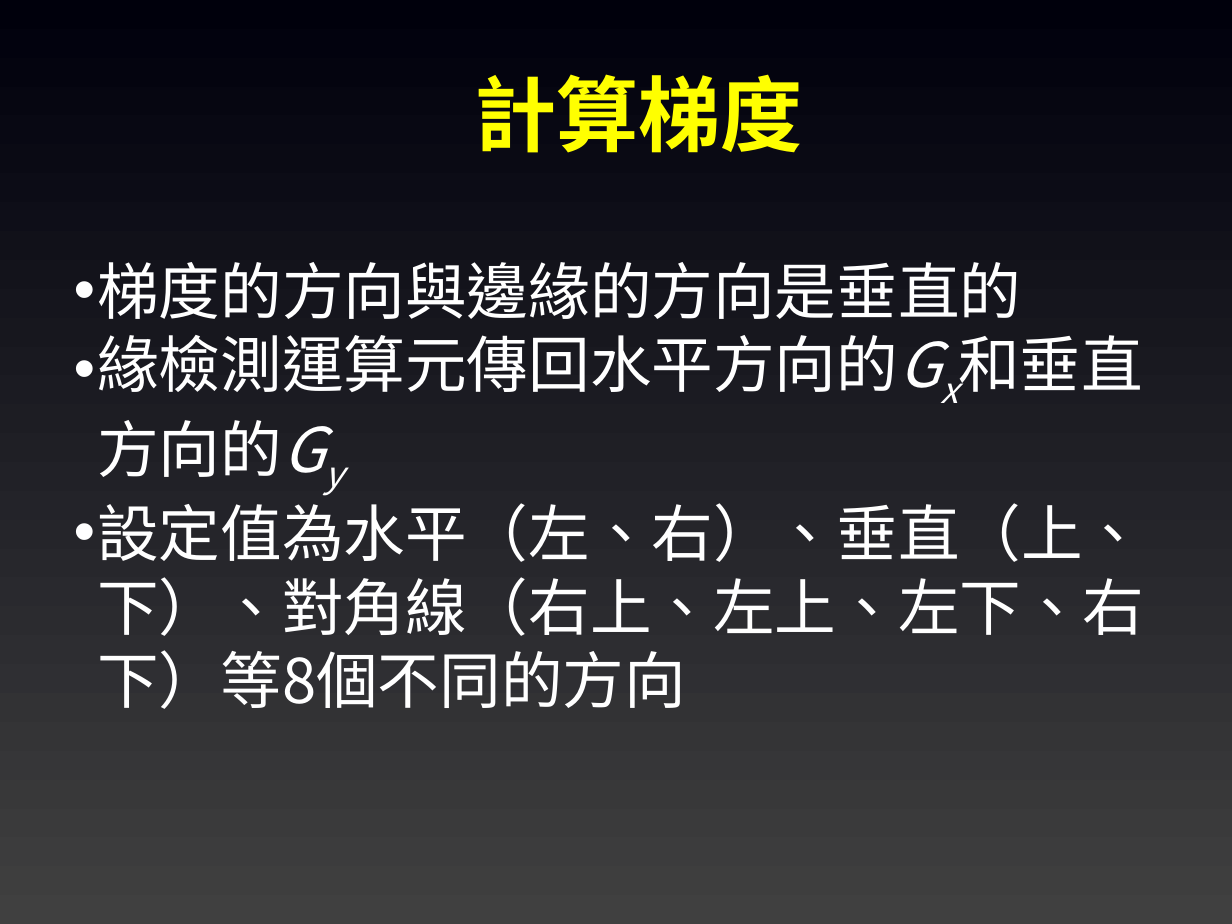
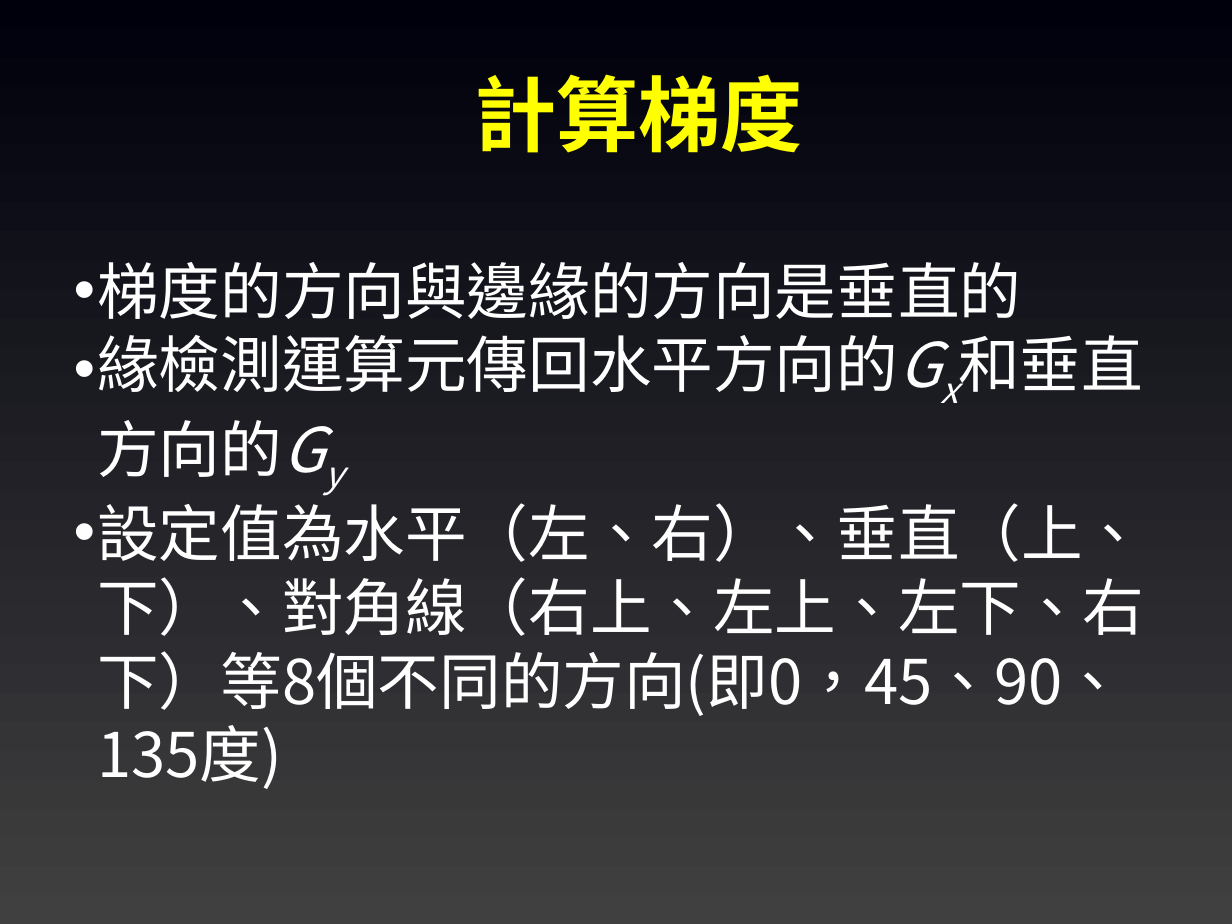
Before and after one commit to joshhu/must_opencv, a slide deck: slide 9 of Slides/05. OpenCV影像處理(進階).pptx. Drawn at 1232x924 pixels with LibreOffice and Linux fonts; fonts in the diff are those of the drawing. Boxes give left, top, right and bottom in pixels: in the first picture for what was removed or moved away, otherwise in the second. Text is boxed around its words. In the diff, an @@ line names an element or a change of style, - is before the commit and + after.

```diff
--- a/Slides/05. OpenCV影像處理(進階).pptx
+++ b/Slides/05. OpenCV影像處理(進階).pptx
@@ text at [97,493,1144,789]: text changed @@
-• 設定值為水平（左、右）、垂直（上、下）、對角線（右上、左上、左下、右下）等8個不同的方向
+• 設定值為水平（左、右）、垂直（上、下）、對角線（右上、左上、左下、右下）等8個不同的方向(即0，45、90、135度)
```
Also in this commit, not shown: 5 other slides changed, 5 slides added, 7 other files.
